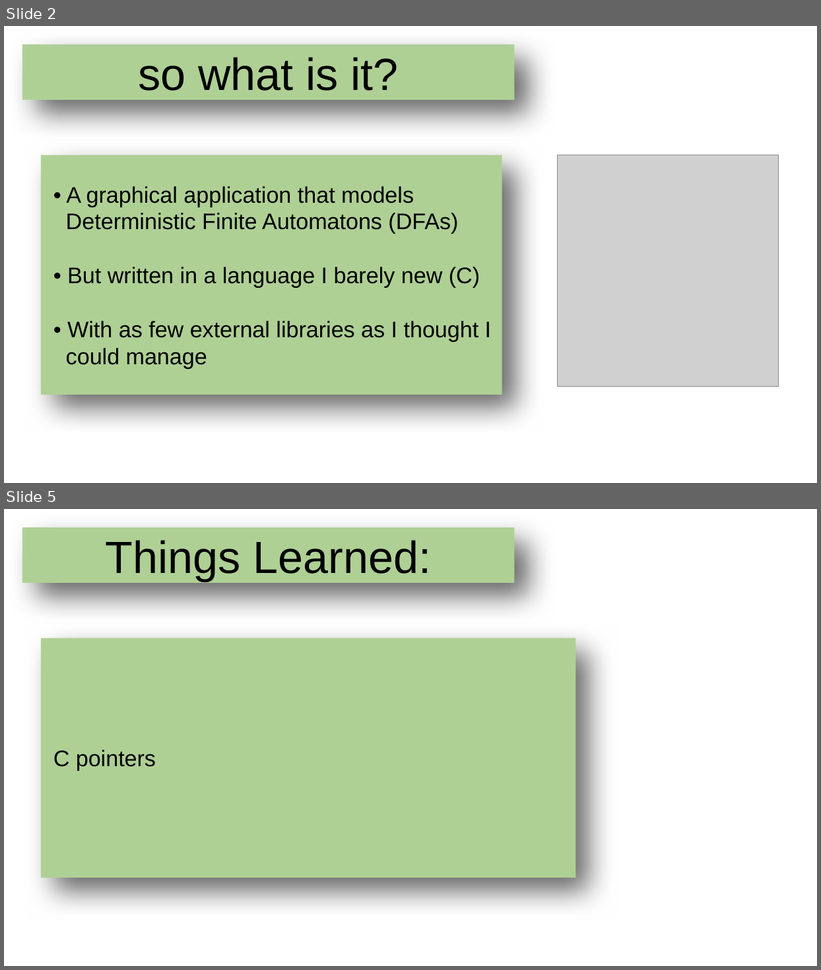
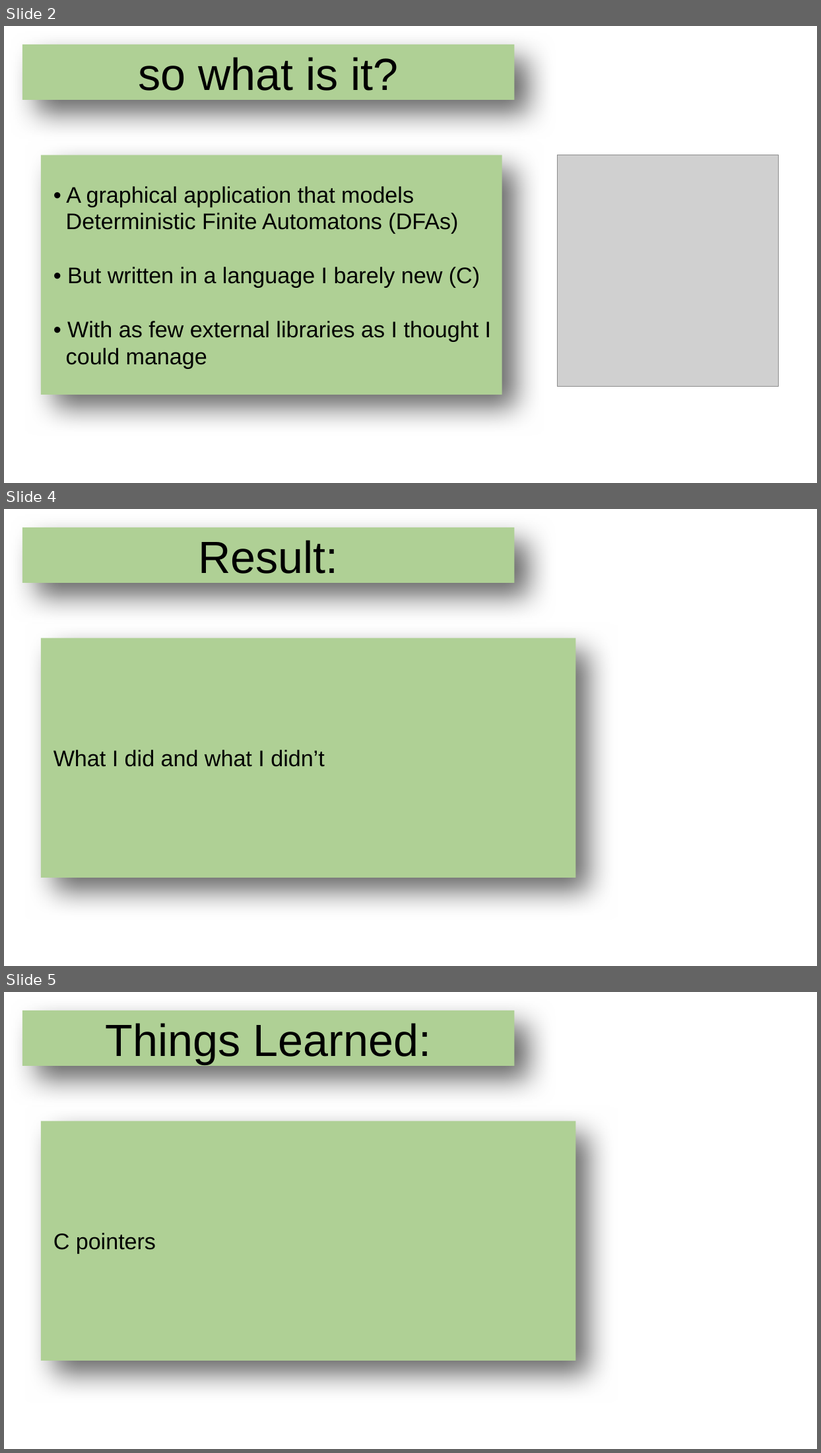
Before and after one commit to echoofskyz/ugrproj, a slide deck: docs/presentation.odp. Shown one above the other, each under a label of ours: slides 2 and 5 before the commit, slides 2, 4 and 5 after it; the slides between them are not shown. The pictures are 821x970 and 821x1453 pixels, drawn with LibreOffice and Linux fonts; fonts in the diff are those of the drawing; grey boxes stand for pictures; background and template pictures are left out. Boxes give left, top, right and bottom in pixels: in the first picture for what was removed or moved away, otherwise in the second. Text is boxed around its words. In the diff, an @@ line names an element or a change of style, - is before the commit and + after.

```diff
--- a/docs/presentation.odp
+++ b/docs/presentation.odp
@@ slide 4 added at box(4, 509, 817, 966), background picture (left out) @@
@@ title added at box(22, 527, 515, 583), fill #AFD095, 44 pt, text #000000 @@
+Result:
@@ title added at box(41, 638, 576, 878), fill #AFD095, 22 pt, text #000000 @@
+What I did and what I didn’t
```
Also in this commit, not shown: 2 slides changed, 2 other slides added, 2 slides removed, 1 other file.
